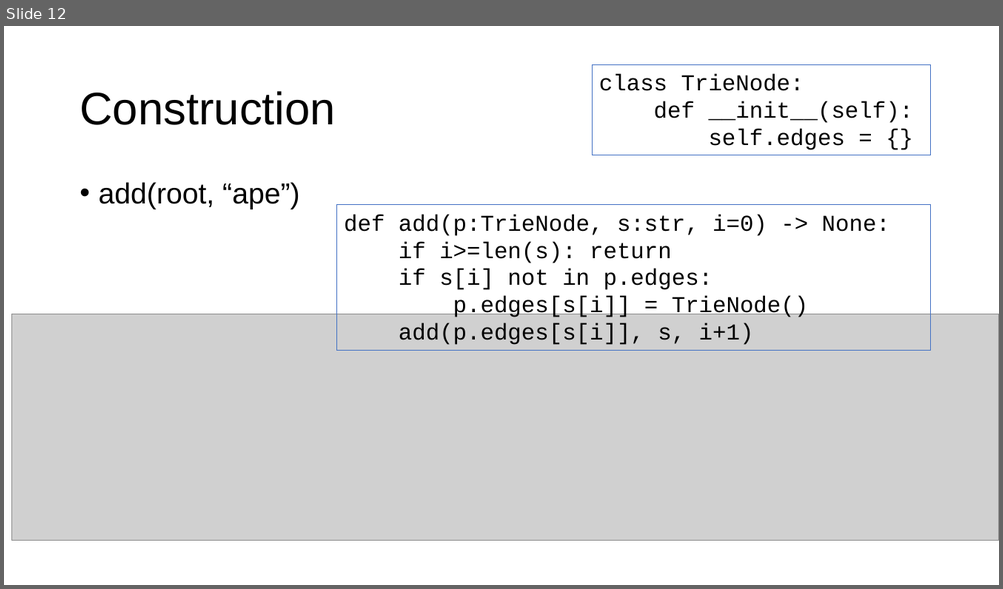
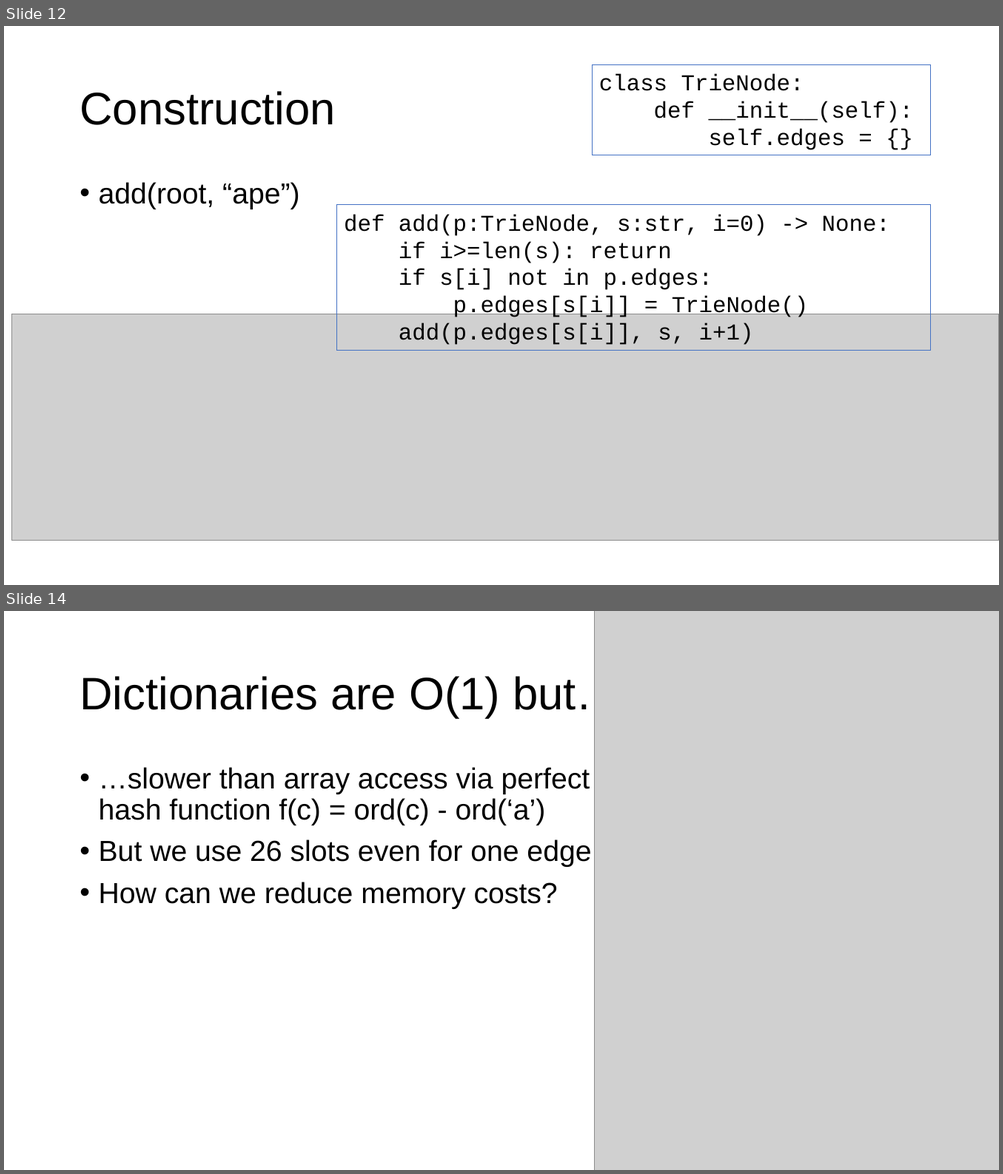
Before and after one commit to parrt/msds689, a slide deck: notes/searching.pptx. Shown one above the other, each under a label of ours: slide 12 before the commit, slides 12 and 14 after it; the slides between them are not shown. The pictures are 1003x589 and 1003x1174 pixels, drawn with LibreOffice and Linux fonts; fonts in the diff are those of the drawing; grey boxes stand for pictures; background and template pictures are left out. Boxes give left, top, right and bottom in pixels: in the first picture for what was removed or moved away, otherwise in the second. Text is boxed around its words. In the diff, an @@ line names an element or a change of style, - is before the commit and + after.

```diff
--- a/notes/searching.pptx
+++ b/notes/searching.pptx
@@ slide 14 added at box(4, 611, 999, 1170), background #FFFFFF @@
@@ picture added at box(595, 611, 999, 1170) @@
@@ title added at box(79, 673, 621, 718), 44 pt, text #000000 @@
+Dictionaries are O(1) but…
@@ text added at box(99, 767, 591, 909), 28 pt, text #000000 @@
+• …slower than array access via perfect
+  hash function f(c) = ord(c) - ord(‘a’)
+• But we use 26 slots even for one edge
+• How can we reduce memory costs?
```
Also in this commit, not shown: 2 slides changed, 5 other slides added, 4 other files.
